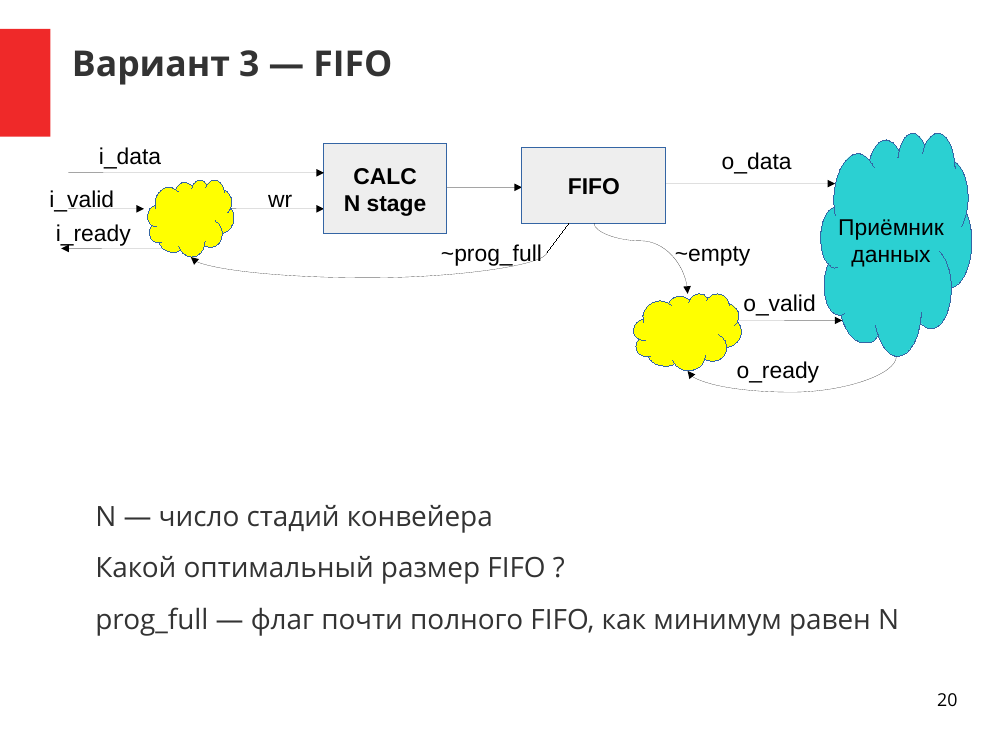
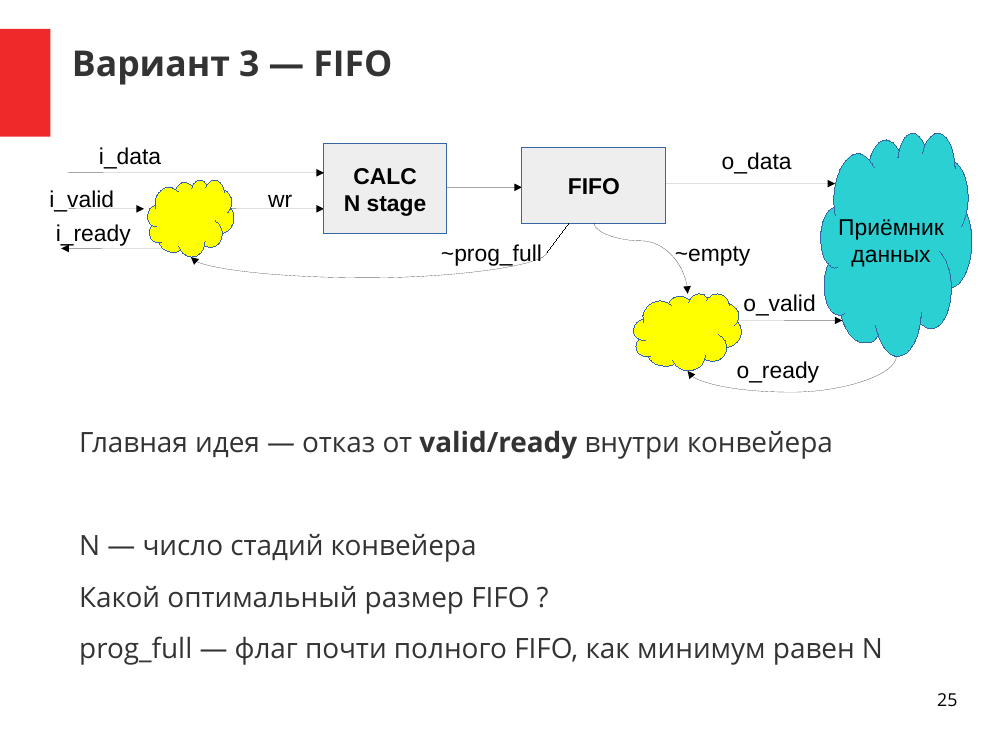
Before and after one commit to DigitalDesignSchool/2021dev, a slide deck: slide 25 of examples/presentation/pr_1.odp (slide 20 before the commit). Drawn at 1008x756 pixels with LibreOffice and Linux fonts; fonts in the diff are those of the drawing. Boxes give left, top, right and bottom in pixels: in the first picture for what was removed or moved away, otherwise in the second. Text is boxed around its words. In the diff, an @@ line names an element or a change of style, - is before the commit and + after.

```diff
--- a/examples/presentation/pr_1.odp
+++ b/examples/presentation/pr_1.odp
@@ text "Главная идея — отказ от ...": place and size @@
-text "Главная идея — отказ от ..." at box(95, 505, 899, 636)
+text "Главная идея — отказ от ..." at box(79, 430, 883, 665)
@@ text at box(79, 430, 833, 459): paragraph added @@
+Главная идея — отказ от valid/ready внутри конвейера
@@ page number at box(937, 693, 957, 706): text changed @@
-20
+25
```
Also in this commit, not shown: 8 other slides changed, 5 slides added, 8 other files.
